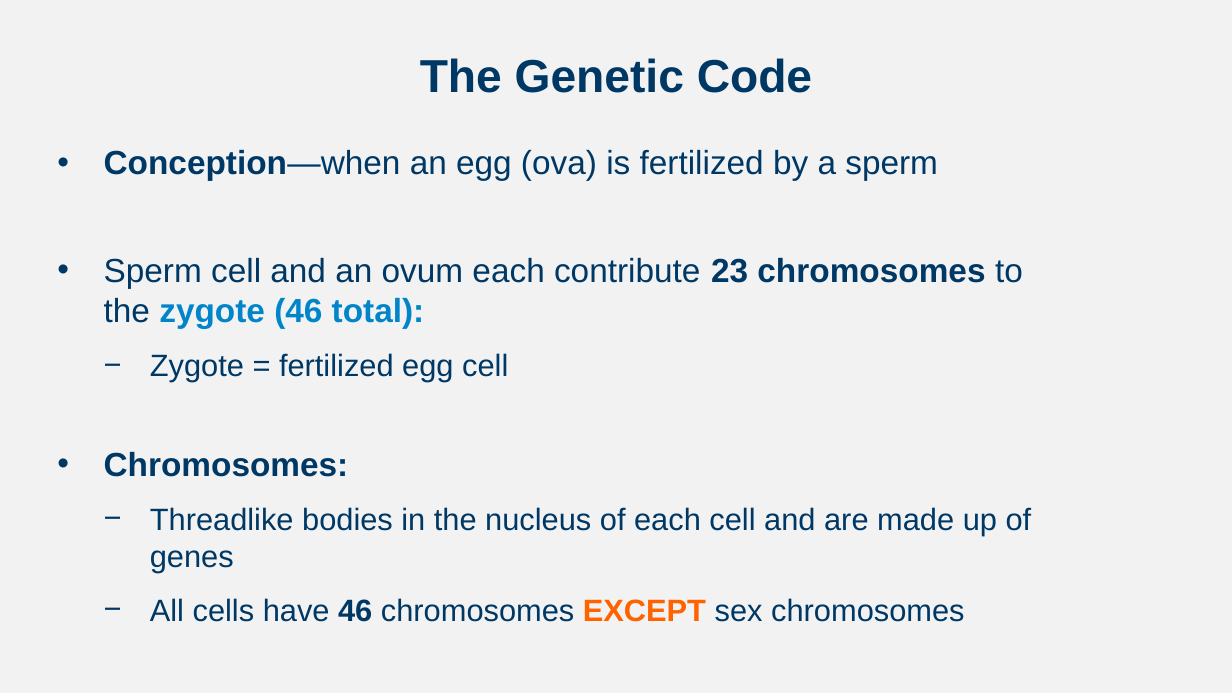
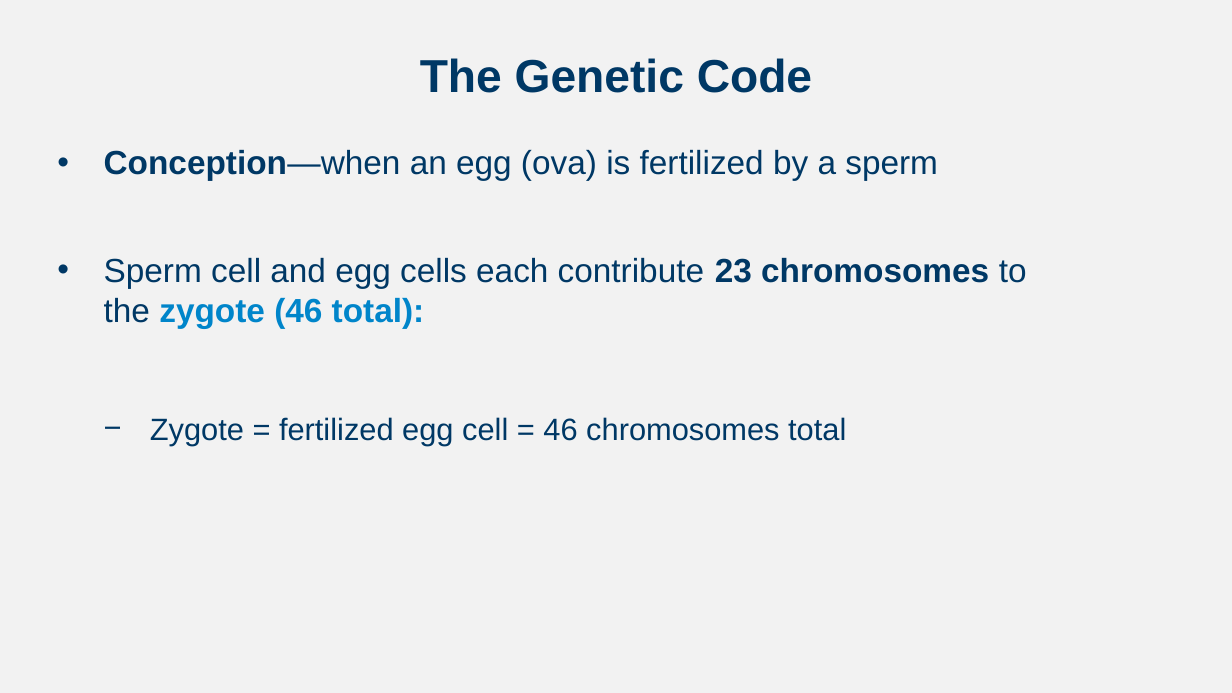
Before and after one commit to npm27/Teaching-Materials, a slide deck: slide 7 of Developmental Fall 23/Slides/Chapter 2.pptx (slide 4 before the commit). Drawn at 1232x693 pixels with LibreOffice and Linux fonts; fonts in the diff are those of the drawing. Boxes give left, top, right and bottom in pixels: in the first picture for what was removed or moved away, otherwise in the second. Text is boxed around its words. In the diff, an @@ line names an element or a change of style, - is before the commit and + after.

```diff
--- a/Developmental Fall 23/Slides/Chapter 2.pptx
+++ b/Developmental Fall 23/Slides/Chapter 2.pptx
@@ text at box(104, 257, 1027, 445): text changed; size 24 to 26 pt @@
-• Sperm cell and an ovum each contribute 23 chromosomes to the zygote (46 total):
-  − Zygote = fertilized egg cell
-• Chromosomes:
-  − Threadlike bodies in the nucleus of each cell and are made up of genes
-  − All cells have 46 chromosomes EXCEPT sex chromosomes
+• Sperm cell and egg cells each contribute 23 chromosomes to the zygote (46 total):
+  − Zygote = fertilized egg cell = 46 chromosomes total
```
Also in this commit, not shown: 5 other slides changed, 3 slides added, 1 slide removed.
